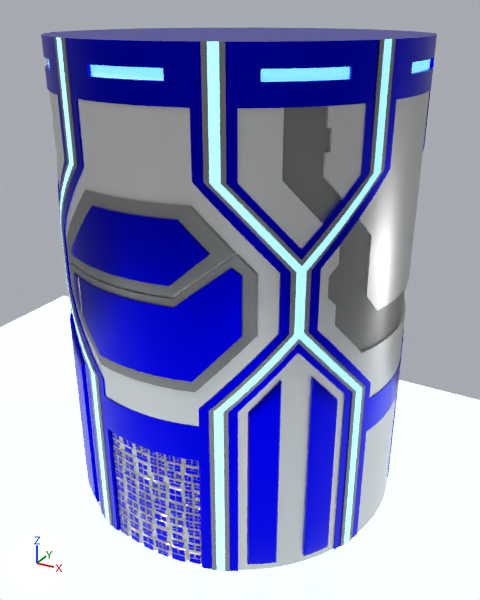
Two versions of the glTF model Models/tower.glb, one commit apart.
One viewpoint serves both versions: a camera (50 mm lens) standing at (14.7, -14.9, 23.0) and looking at (0.3, 11.3, 9.8). The lights are fixed; the arrows at lower left show +X, +Y and +Z. Where no turn or scale is listed for an object, it has been applied to the vertices. Vertices at the same position are counted once.
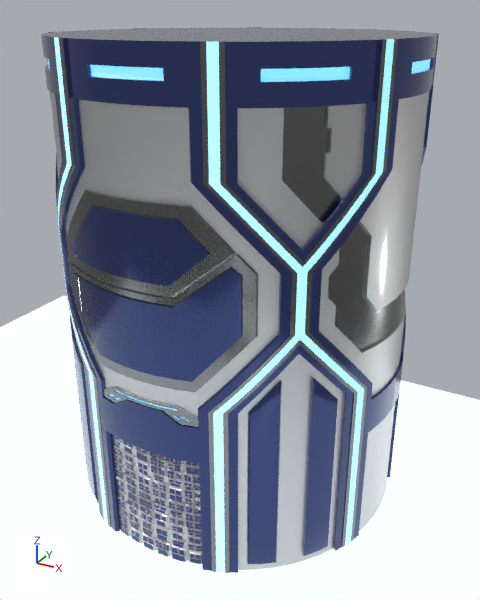
Commit message: changement de model

Boxes [x1, y1, x2, y2] around the edits, measured in the pictures (480 x 600 px; the box of a moved part takes in the faces that stretch with it):
```json
{"object": "Cylinder", "change": "recoloured, surface changed, reshaped", "before": [49, 90, 430, 570], "after": [49, 90, 430, 570]}
{"object": "Cylinder.001", "change": "recoloured, surface changed", "before": [67, 189, 258, 392], "after": [67, 189, 258, 392]}
{"object": "Cylinder.002", "change": "recoloured, surface changed, reshaped, rescaled", "before": [57, 89, 431, 571], "after": [55, 85, 433, 573]}
{"object": "Cylinder.005", "change": "recoloured, surface changed", "before": [41, 28, 437, 108], "after": [41, 28, 437, 108]}
{"object": "Cylinder.008", "change": "surface changed, rescaled", "before": [50, 27, 436, 571], "after": [48, 27, 439, 573]}
{"object": "Cylinder.003", "change": "recoloured, surface changed", "before": [70, 313, 338, 564], "after": [70, 313, 338, 564]}
{"object": "discombobulated_mesh.001", "change": "recoloured, surface changed", "before": [112, 432, 202, 564], "after": [112, 432, 202, 564]}
{"object": "discombobulated_mesh", "change": "recoloured, surface changed", "before": [115, 437, 202, 564], "after": [115, 437, 202, 564]}
{"part": 1, "of": "me_cylinder_004", "change": "moved or reshaped", "before": [116, 403, 182, 442], "after": [114, 400, 181, 443]}
{"part": 2, "of": "me_cylinder_015", "change": "built on", "before": [390, 292, 403, 333], "after": [103, 292, 403, 429]}
```

Edits to the scene script, one JSON object a line:
```json
{"op": "set", "path": "mat_material.base_color", "old": "(0.0, 0.000269, 0.627)", "new": "(0.0123, 0.0216, 0.0871)", "note": "blue #0001cf -> dark blue #1d2853"}
{"op": "set", "path": "mat_material.roughness", "old": "0.333", "new": "0.2"}
{"op": "add", "block": "mat_material", "code": "mat_material.emission_strength = 1.0"}
{"op": "add", "block": "mat_material", "code": "mat_material.coat_weight = 0.5"}
{"op": "add", "block": "mat_material", "code": "mat_material.emission_color = (0.0106, 0.0152, 0.047)  # dark blue #1a213d"}
{"op": "set", "path": "mat_material_004.metallic", "old": "0.512", "new": "1.0"}
{"op": "set", "path": "mat_material_004.roughness", "old": "0.333", "new": "0.2"}
{"op": "set", "path": "mat_material_003.roughness", "old": "0.333", "new": "0.5"}
{"op": "set", "path": "mat_material_003.metallic", "old": "0.512", "new": "1.0"}
{"op": "add", "block": "mat_material_003", "code": "mat_material_003.coat_weight = 0.6"}
{"block": "me_cylinder_004", "where": "# used by ob_cylinder_002; location = (0.0, 11.79, 10.0); scale = (7.97, 7.97, 10.0)"}
{"op": "remove", "block": "me_cylinder_004", "code": "me_cylinder_004.from_pydata(...)  # 1208 vertices, 2432 faces; spans x -1.01..1.01, y -1.01..1.01, z -1.0..1.0"}
{"op": "add", "block": "me_cylinder_004", "code": "me_cylinder_004.from_pydata(...)  # 1208 vertices, 2416 faces; spans x -1.01..1.01, y -1.01..1.01, z -1.0..1.0"}
{"block": "me_cylinder_004", "change": "me_cylinder_004 part 1: 5 vertices moved from x -0.11..0.11, y -1.01..-1.0, z -0.25 to x -0.11..0.11, y -1.01..-1.0, z -0.2; 1 vertex removed from x 0.0, y -1.0, z -0.25; 1 vertex added at x 0.0, y -1.0, z -0.2"}
{"block": "me_cylinder_015", "where": "# used by ob_cylinder; location = (0.0, 11.79, 10.0)"}
{"op": "remove", "block": "me_cylinder_015", "code": "me_cylinder_015.from_pydata(...)  # 3556 vertices, 6824 faces; spans x -8.1..8.1, y -8.1..8.1, z -10.1..10.1"}
{"op": "add", "block": "me_cylinder_015", "code": "me_cylinder_015.from_pydata(...)  # 3750 vertices, 7312 faces; spans x -8.1..8.1, y -8.1..8.1, z -10.1..10.1"}
{"block": "me_cylinder_015", "change": "me_cylinder_015 part 2: 62 vertices removed from x -7.9..7.9, y -0.1..0.1, z -10.1..10.1; 256 vertices added at x -8.1..8.1, y -8.1..8.1, z -2.5..1.7"}
{"op": "add", "block": "me_cylinder_015", "code": "me_cylinder_015.materials.append(mat_material_006)  # white #e7e7e7"}
{"op": "set", "path": "ob_cylinder_002.scale", "old": "(7.97, 7.97, 10.0)", "new": "(8.06, 8.06, 10.0)"}
{"op": "set", "path": "ob_cylinder_008.scale", "old": "(7.96, 7.96, 10.0)", "new": "(8.05, 8.05, 10.0)"}
```
